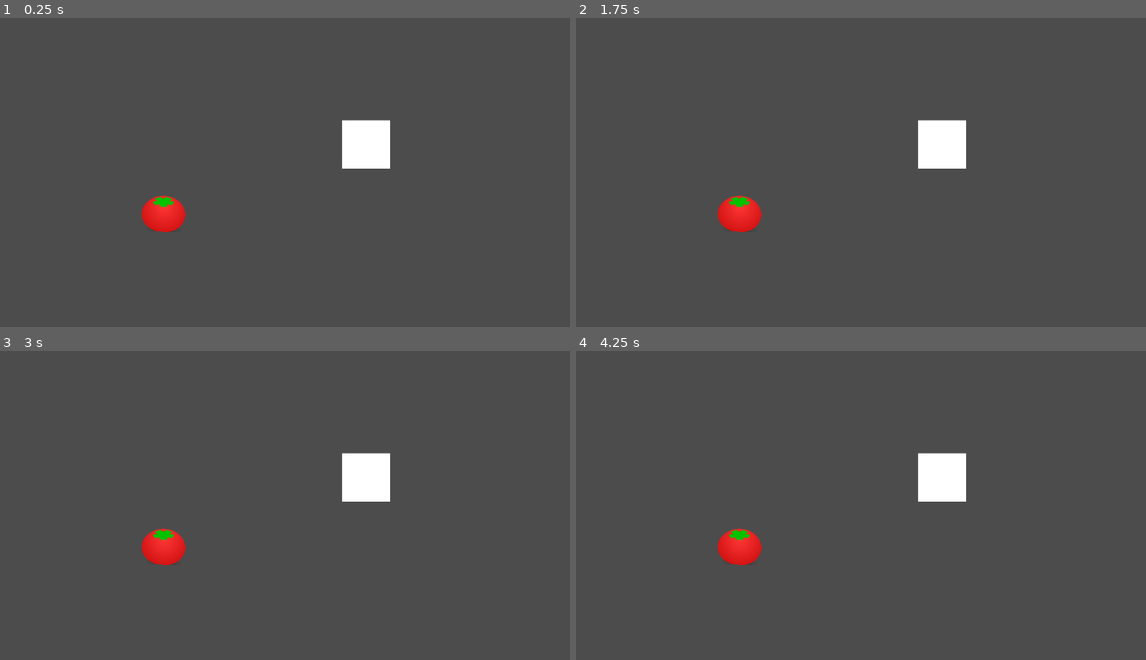
Above: before the commit, frames 1-4 (two rows, left to right).
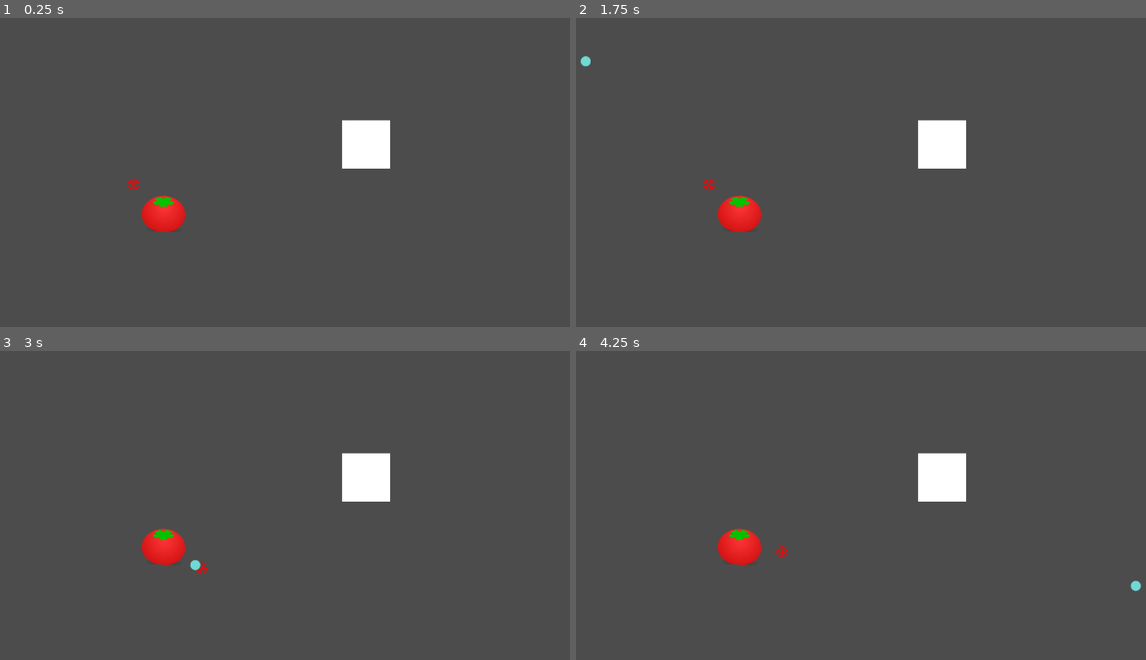
Above: after the commit, the same moments.

Repository: JRo-Robros/BrootalBeetdown
Game: Godot game, scene res://Main.tscn
Same seed, same stepped clock (60 frames per second), same inputs: the game is played once before the commit and once after it.
Inputs (mouse positions are in pixels of both pictures, inside the frame that each line leads up to):
- Up to frame 1 (0.25 s): no input
- Up to frame 2 (1.75 s): tap Enter at 0.5 s; move the mouse to (992, 175) at 0.52 s; click (992, 175) at 0.67 s; move the mouse to (735, 209) at 1.27 s; click (735, 209) at 1.42 s
- Up to frame 3 (3 s): tap Space at 2 s; move the mouse to (342, 449) at 2.02 s; click (342, 449) at 2.17 s; move the mouse to (250, 595) at 2.77 s; click (250, 595) at 2.92 s
- Up to frame 4 (4.25 s): move the mouse to (1043, 576) at 3.52 s; click (1043, 576) at 3.67 s

The runs differ from the first frame. In frame 1, less than 0.1% of the frame differs, in the area x 22-25%, y 51-56%; in frame 2, 0.1%; in frame 3, less than 0.1%; in frame 4, 0.1%, in the area x 35-100%, y 63-78%.

Commit message:
Shooting/Player Hitbox

Diff:
--- /dev/null
+++ b/Bullet.gd
@@ -0,0 +1,15 @@
+class_name player_bullet
+extends KinematicBody2D
+
+
+var damage = 1
+var speed: int = 25
+var direction:Vector2 = Vector2.ZERO
+
+
+func _process(delta):
+	move_and_collide(direction * speed)
+
+
+func _on_VisibilityNotifier2D_screen_exited():
+	queue_free()
--- /dev/null
+++ b/Bullet.tscn
@@ -0,0 +1,22 @@
+[gd_scene load_steps=4 format=2]
+
+[ext_resource path="res://GraphicalAssets/playerBullet.png" type="Texture" id=1]
+[ext_resource path="res://Bullet.gd" type="Script" id=2]
+
+[sub_resource type="CircleShape2D" id=1]
+radius = 12.0
+
+[node name="Bullet" type="KinematicBody2D"]
+collision_layer = 8
+collision_mask = 6
+script = ExtResource( 2 )
+
+[node name="CollisionShape2D" type="CollisionShape2D" parent="."]
+shape = SubResource( 1 )
+
+[node name="Sprite" type="Sprite" parent="."]
+texture = ExtResource( 1 )
+
+[node name="VisibilityNotifier2D" type="VisibilityNotifier2D" parent="."]
+
+[connection signal="screen_exited" from="VisibilityNotifier2D" to="." method="_on_VisibilityNotifier2D_screen_exited"]
--- a/Main.tscn
+++ b/Main.tscn
@@ -1,9 +1,16 @@
-[gd_scene load_steps=3 format=2]
+[gd_scene load_steps=4 format=2]
 
 [ext_resource path="res://Block.tscn" type="PackedScene" id=1]
 [ext_resource path="res://Tom.tscn" type="PackedScene" id=2]
+[ext_resource path="res://GraphicalAssets/dirt.png" type="Texture" id=3]
 
 [node name="Main" type="Node2D"]
+
+[node name="TextureRect" type="TextureRect" parent="."]
+visible = false
+margin_right = 1280.0
+margin_bottom = 720.0
+texture = ExtResource( 3 )
 
 [node name="Block" parent="." instance=ExtResource( 1 )]
 position = Vector2( 816, 262 )
--- a/Tom.gd
+++ b/Tom.gd
@@ -1,40 +1,45 @@
 extends KinematicBody2D
 enum STATE {UNROOTED, VINE_IN_MOTION, TOM_IN_MOTION, ROOTED}
 
-export var vine_speed: float = 0.4
+export var vine_speed: float = 0.8
 export var tom_speed: int = 6
+export var health: int = 100
+export var cooldown:float = 0.15
 
+var in_cooldown = false
 var state = STATE.UNROOTED
 var rooted = false
 var vine_in_motion = false
 var tom_in_motion = false
-var health = 10
 var vine_target: Vector2 = Vector2.INF
 var tom_target: Vector2 = position
+var bullet = preload("res://Bullet.tscn")
 
 onready var vine = $Vine
 onready var vine_text = $Vine/TextureRect
+onready var crosshair = $Crosshair
 
 
 func _ready():
-	pass # Replace with function body.
+	return
 
 
 func _input(event):
 	if event is InputEventMouseButton:
-		if event.button_index == BUTTON_LEFT and event.pressed:
-			# Handle firing logic
-			pass
 		if event.button_index == BUTTON_RIGHT and event.pressed:
-			if state != STATE.VINE_IN_MOTION:
-				# Only allow vine target setting if vine is not already extending
-				vine_target = event.position
-				vine_text.rect_size.x = abs(position.distance_to(vine_target)) / 2
+			vine_target = event.position
+			vine_text.rect_size.x = abs(position.distance_to(vine_target)) * 0.8
+			state = STATE.VINE_IN_MOTION
+
 
 func _process(delta):
+	crosshair.look_at(get_global_mouse_position())
 	match state:
 		STATE.UNROOTED, STATE.ROOTED:
+			if Input.is_mouse_button_pressed(BUTTON_LEFT):
+				shoot(get_global_mouse_position() - position)
 			vine.visible = false
+			crosshair.visible = true
 			vine.look_at(get_global_mouse_position())
 			if vine_target != Vector2.INF:
 				state = STATE.VINE_IN_MOTION
@@ -42,6 +47,7 @@
 
 		STATE.VINE_IN_MOTION, STATE.TOM_IN_MOTION:
 			vine.visible = true
+			crosshair.visible = false
 			if vine_target != Vector2.INF:
 				vine.look_at(vine_target)
 			continue
@@ -51,7 +57,7 @@
 				pass
 
 		STATE.VINE_IN_MOTION:
-			if vine_text.rect_size.x <= abs(position.distance_to(vine_target)) - 10:
+			if vine_text.rect_size.x <= abs(position.distance_to(vine_target)) - 50:
 				vine_text.rect_size.x = lerp(vine_text.rect_size.x, abs(position.distance_to(vine_target)), vine_speed)
 			else:
 				tom_target = vine_target
@@ -60,7 +66,8 @@
 				state = STATE.TOM_IN_MOTION
 
 		STATE.TOM_IN_MOTION:
-			if position.distance_squared_to(tom_target) <= 10:
+			if position.distance_squared_to(tom_target) <= 50:
+				position = tom_target
 				state = STATE.ROOTED
 			else:
 				var collision = move_and_collide((tom_target - position) * delta * tom_speed)
@@ -73,3 +80,27 @@
 			if vine_target != Vector2.INF:
 				vine_text.rect_size.x = 10
 				state = STATE.VINE_IN_MOTION
+
+
+
+
+func shoot(direction):
+	if in_cooldown:
+		return
+	var b = bullet.instance()
+	b.direction = direction.normalized()
+	b.position = position
+	get_parent().add_child_below_node(self, b)
+	in_cooldown = true
+	$BulletTimer.start(cooldown)
+	return
+
+
+func _on_BulletTimer_timeout():
+	in_cooldown = false
+	return
+
+
+func _on_HitBox_body_entered(body):
+	print(body)
+	return
--- a/Tom.tscn
+++ b/Tom.tscn
@@ -1,11 +1,16 @@
-[gd_scene load_steps=5 format=2]
+[gd_scene load_steps=7 format=2]
 
 [ext_resource path="res://GraphicalAssets/tom.png" type="Texture" id=1]
 [ext_resource path="res://Tom.gd" type="Script" id=2]
 [ext_resource path="res://GraphicalAssets/vine.png" type="Texture" id=3]
+[ext_resource path="res://GraphicalAssets/crosshair.png" type="Texture" id=4]
 
 [sub_resource type="CircleShape2D" id=1]
 radius = 45.0
+
+[sub_resource type="CapsuleShape2D" id=2]
+radius = 32.0
+height = 10.0
 
 [node name="Tom" type="KinematicBody2D"]
 collision_mask = 6
@@ -32,3 +37,26 @@
 texture = ExtResource( 1 )
 polygon = PoolVector2Array( 92.4242, 76.3636, 91.2121, 0.30303, 0, 0.30303, 0.30303, 73.0303 )
 uv = PoolVector2Array( 91.2121, 70.9091, 91.2121, 0.30303, 0, 0.30303, 0.909091, 70 )
+
+[node name="Crosshair" type="Node2D" parent="."]
+
+[node name="TextureRect" type="TextureRect" parent="Crosshair"]
+margin_left = 77.0
+margin_top = -12.0
+margin_right = 101.0
+margin_bottom = 12.0
+texture = ExtResource( 4 )
+
+[node name="HitBox" type="Area2D" parent="."]
+collision_layer = 0
+collision_mask = 16
+monitorable = false
+
+[node name="HB_Collision_Shape" type="CollisionShape2D" parent="HitBox"]
+rotation = 1.5708
+shape = SubResource( 2 )
+
+[node name="BulletTimer" type="Timer" parent="."]
+
+[connection signal="body_entered" from="HitBox" to="." method="_on_HitBox_body_entered"]
+[connection signal="timeout" from="BulletTimer" to="." method="_on_BulletTimer_timeout"]
--- a/project.godot
+++ b/project.godot
@@ -7,6 +7,16 @@
 ;   param=value ; assign values to parameters
 
 config_version=4
+
+_global_script_classes=[ {
+"base": "KinematicBody2D",
+"class": "player_bullet",
+"language": "GDScript",
+"path": "res://Bullet.gd"
+} ]
+_global_script_class_icons={
+"player_bullet": ""
+}
 
 [application]
 
@@ -28,11 +38,46 @@
 
 common/drop_mouse_on_gui_input_disabled=true
 
+[input]
+
+Right={
+"deadzone": 0.5,
+"events": [ Object(InputEventJoypadMotion,"resource_local_to_scene":false,"resource_name":"","device":0,"axis":0,"axis_value":1.0,"script":null)
+, Object(InputEventKey,"resource_local_to_scene":false,"resource_name":"","device":0,"alt":false,"shift":false,"control":false,"meta":false,"command":false,"pressed":false,"scancode":68,"physical_scancode":0,"unicode":0,"echo":false,"script":null)
+ ]
+}
+Left={
+"deadzone": 0.5,
+"events": [ Object(InputEventJoypadMotion,"resource_local_to_scene":false,"resource_name":"","device":0,"axis":0,"axis_value":-1.0,"script":null)
+, Object(InputEventKey,"resource_local_to_scene":false,"resource_name":"","device":0,"alt":false,"shift":false,"control":false,"meta":false,"command":false,"pressed":false,"scancode":65,"physical_scancode":0,"unicode":0,"echo":false,"script":null)
+ ]
+}
+Up={
+"deadzone": 0.5,
+"events": [ Object(InputEventJoypadMotion,"resource_local_to_scene":false,"resource_name":"","device":0,"axis":1,"axis_value":-1.0,"script":null)
+, Object(InputEventKey,"resource_local_to_scene":false,"resource_name":"","device":0,"alt":false,"shift":false,"control":false,"meta":false,"command":false,"pressed":false,"scancode":87,"physical_scancode":0,"unicode":0,"echo":false,"script":null)
+ ]
+}
+Down={
+"deadzone": 0.5,
+"events": [ Object(InputEventJoypadMotion,"resource_local_to_scene":false,"resource_name":"","device":0,"axis":1,"axis_value":1.0,"script":null)
+, Object(InputEventKey,"resource_local_to_scene":false,"resource_name":"","device":0,"alt":false,"shift":false,"control":false,"meta":false,"command":false,"pressed":false,"scancode":83,"physical_scancode":0,"unicode":0,"echo":false,"script":null)
+ ]
+}
+Punch={
+"deadzone": 0.5,
+"events": [ Object(InputEventJoypadButton,"resource_local_to_scene":false,"resource_name":"","device":0,"button_index":2,"pressure":0.0,"pressed":false,"script":null)
+, Object(InputEventKey,"resource_local_to_scene":false,"resource_name":"","device":0,"alt":false,"shift":false,"control":false,"meta":false,"command":false,"pressed":false,"scancode":46,"physical_scancode":0,"unicode":0,"echo":false,"script":null)
+ ]
+}
+
 [layer_names]
 
 2d_physics/layer_1="Player"
 2d_physics/layer_2="Enemies"
 2d_physics/layer_3="Environment"
+2d_physics/layer_4="Player Projectiles"
+2d_physics/layer_5="Enemy Projectiles"
 
 [physics]
 
Binary file added: GraphicalAssets/crosshair.png
Not shown, added: GraphicalAssets/crosshair.png.import
Binary file added: GraphicalAssets/dirt.png
Not shown, added: GraphicalAssets/dirt.png.import
Binary file added: GraphicalAssets/playerBullet.png
Not shown, added: GraphicalAssets/playerBullet.png.import
